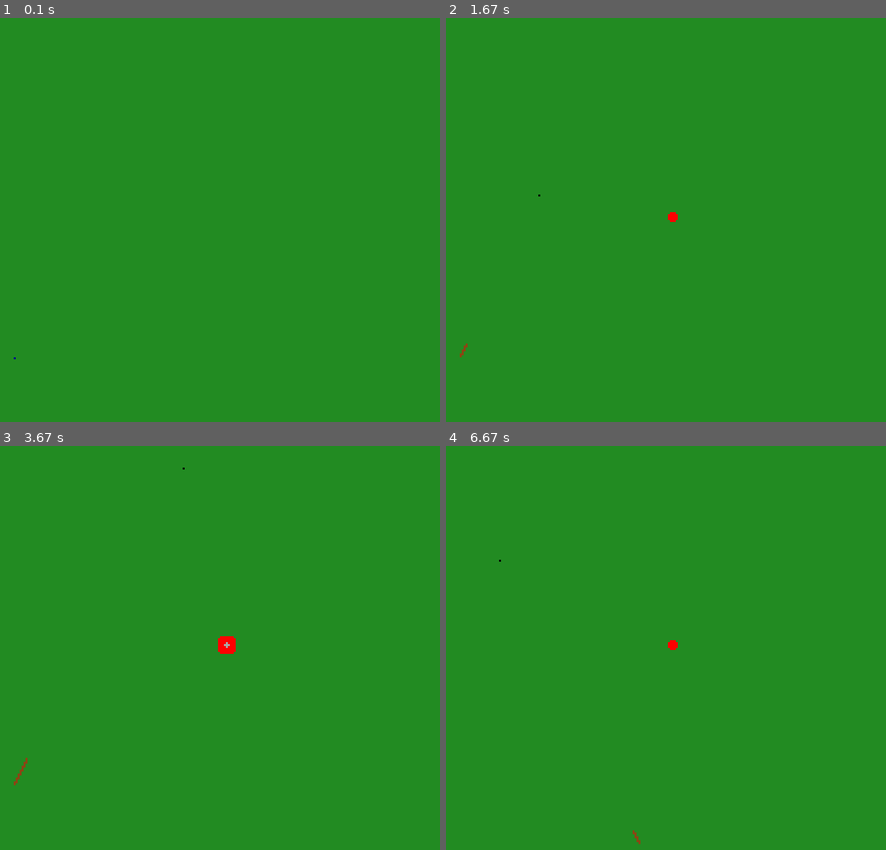
Above: before the commit, frames 1-4 (two rows, left to right).
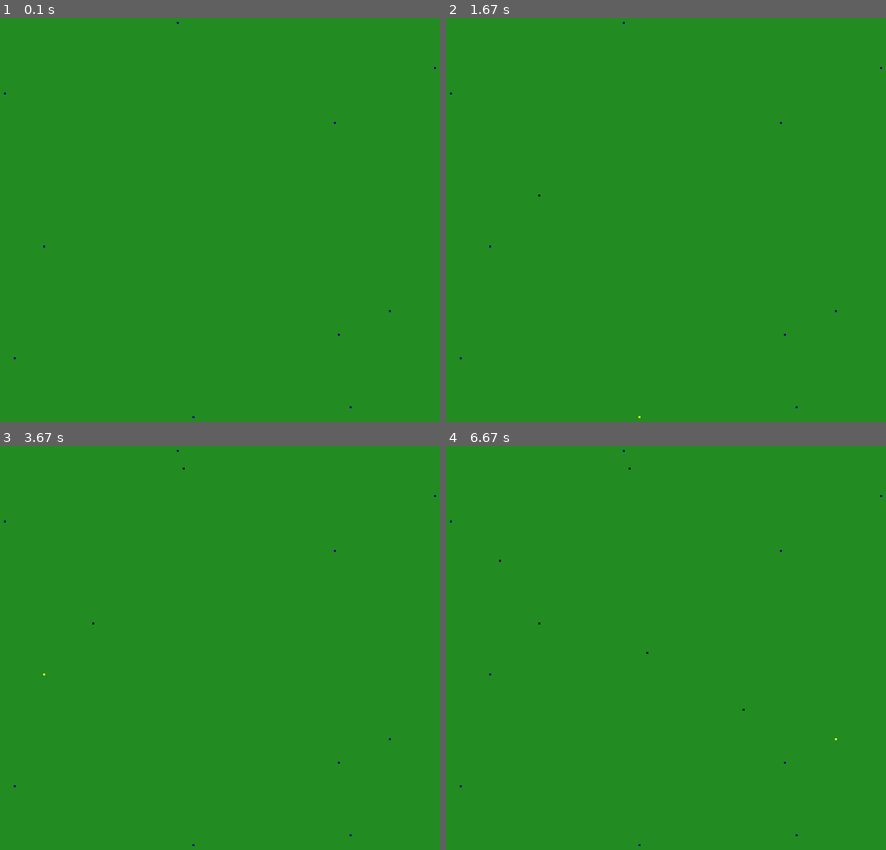
Above: after the commit, the same moments.

Repository: markus-brln/BachelorThesisForestFireControl
Game: pygame game, started from gui/main.py
The game is run twice, just before and just after one commit, with the same random seed, the same clock (stepped at 60 frames per second) and the same inputs.
Inputs (mouse positions are in pixels of both pictures, inside the frame that each line leads up to):
- Up to frame 1 (0.1 s): no input
- Up to frame 2 (1.67 s): tap Space at 0.33, 1.17 s; click (538, 195) at 0.82 s; move the mouse to (802, 38) at 1.13 s
- Up to frame 3 (3.67 s): move the mouse to (88, 575) at 1.72 s; tap Space at 1.75, 3.37 s; move the mouse to (184, 470) at 2.4 s; click (184, 470) at 2.78 s; move the mouse to (299, 708) at 3.33 s
- Up to frame 4 (6.67 s): click (745, 708) at 3.77 s; move the mouse to (648, 652) at 4.3 s; tap Space at 4.33, 5.37, 6.48 s; click (648, 652) at 4.77 s; hold Backspace 5.3-6.38 s; move the mouse to (498, 559) at 5.33 s; click (498, 559) at 5.83 s; move the mouse to (666, 813) at 6.45 s

The runs differ from the first frame. In frame 1, less than 0.1% of the frame differs, in the area x 0-100%, y 0-100%; in frame 2, less than 0.1%; in frame 3, 0.2%; in frame 4, 0.1%.

Commit message:
globals in utils, cosmetics, program asks for waypoints first after reset

Diff:
--- a/gui/Controller/controller.py
+++ b/gui/Controller/controller.py
@@ -1,7 +1,8 @@
 import pygame
 import time
-from Model.environment import Model
-from View.view import View, UpdateType
+from gui.Model.model import Model
+from gui.View.view import View
+from gui.Model.utils import *
 
 class Controller:
   def __init__(self, model: Model, view: View):
@@ -10,7 +11,6 @@
 
     # Initialization
     self.mouse_button_pressed = False   ## Mouse button assumed not to be pressed initially
-
     self.collecting_waypoints = False
     self.agent_no = 0
     self.last_timestep_waypoint_collection = -1
@@ -92,22 +92,27 @@
       self.model.DataSaver.save_training_run()
 
     if event.key == pygame.K_SPACE:
-      if self.model.time % 10 == 0:
+      if self.model.time % timeframe == 0:
         if self.last_timestep_waypoint_collection != self.model.time:
           self.start_collecting_waypoints()
           self.last_timestep_waypoint_collection = self.model.time
         else:
-          self.model.append_datapoint()   # only start after first 10 timesteps
-          for _ in range(10):
+          self.model.append_datapoint()   # only start after first 'timeframe' timesteps
+          #start = time.time()
+          for _ in range(timeframe):
             self.model.time_step()          ## Space to go to next timestep
+
+          #print("time: ", time.time()-start)
 
     if event.key == pygame.K_RETURN:
       self.model.append_episode()
       self.model.start_episode()       ## Return / ENTER to go to next episode
+      self.last_timestep_waypoint_collection = -1 # first get new waypoints when restarting episode
 
     if event.key == pygame.K_BACKSPACE:
       self.model.discard_episode()
       self.model.start_episode()  ## Return / ENTER to go to next episode
+      self.last_timestep_waypoint_collection = -1
 
     #if event.key == pygame.K_c:
     #  self.model.waypoints.clear()
--- a/gui/Model/agent.py
+++ b/gui/Model/agent.py
@@ -1,10 +1,13 @@
 from collections import deque
 from math import sqrt
 
-from Model.direction import Direction
+from gui.Model.direction import Direction
+from gui.Model.utils import *
 import random
 
-random.seed(0)
+#from gui.Model.utils import timeframe
+
+random.seed(randseed)
 
 class Agent:
   # TODO: Original code gave W as parameter. Find out purpose
@@ -37,8 +40,7 @@
     delta_x = position[0] - self.position[0]
     delta_y = position[1] - self.position[1]
 
-    total_steps = abs(delta_x) + abs(delta_y)     # total steps cannot be bigger than timeframe for agents to move (10)
-    timeframe = 10
+    total_steps = abs(delta_x) + abs(delta_y)     # total steps cannot be bigger than timeframe for agents to move
     move_x = (delta_x / total_steps ) * (timeframe - 1) # make use of the fact that we deal with 'similar triangles'
     move_y = (delta_y / total_steps) * (timeframe - 1)
 
--- a/gui/Model/data_saver.py
+++ b/gui/Model/data_saver.py
@@ -13,7 +13,7 @@
 
   def append_datapoint(self):
     """Should get called when new agent waypoints were set and model is about to
-       fast-forward 5-10 timesteps to see how it played out."""
+       fast-forward 5-10 timesteps (see utils.py, 'timeframe') to see how it played out."""
 
     datapoint = np.zeros((self.model.size, self.model.size), dtype=np.uint8)
 
@@ -55,7 +55,12 @@
 
   def save_training_run(self):
     """Save all data to numpy files / extend existing .npy files"""
+    # TODO maybe make another file with the same number, saving all globals
     print("saving the run")
+    if not len(self.all_data) > 0:
+      print("no data gathered, not saving the run")
+      return
+
     print(len(self.all_data))
     all_data = np.asarray(self.all_data, dtype=np.uint8)
     print(np.shape(all_data))
@@ -91,4 +96,5 @@
     np.save(filename, all_data, allow_pickle=True)
 
 
+
   # should have an option to open npy files and append data points to them while playing
--- a/gui/Model/direction.py
+++ b/gui/Model/direction.py
@@ -1,4 +1,5 @@
 from enum import Enum
+
 
 class Direction(Enum):
   NONE = None
@@ -23,7 +24,7 @@
        Basically evaluates a linear equation for a suitable x or y
        (depending on incline) and then finds the best step direction
        to approximate that line."""
-    if agent.position == agent.waypoint:
+    if agent.position == agent.waypoint:    # agent will stay at its position when waypoint too close
       return Direction.GO_NONE
 
     delta_x = agent.waypoint[0] - agent.start_pos[0] # get a linear function of agent's start -> waypoint
--- a/gui/Model/environment.py
+++ b/gui/Model/model.py
@@ -23,6 +23,9 @@
   ## Length: Grid size
   ## Agents: TODO determine: Number of agents or tuples of agent positions
   def __init__(self, length: int, nr_of_agents: int, radius: int, windspeed, wind_dir=None):
+    self.firebreaks = set()
+    self.waypoints = set()
+    self.time = 0
     self.subscribers = []
     ## properties of env
     self.size = length
@@ -71,6 +74,7 @@
     self.DataSaver.append_datapoint()
 
   def discard_episode(self):
+
     self.DataSaver.discard_episode()
 
   def append_episode(self):
@@ -82,8 +86,8 @@
   ## Episode Initialization
   def start_episode(self):
     self.reset_agents()
-    self.waypoints = set()  # Reset selection # M TODO are those the same as in Agent - are they updated?
-    self.time = 0  # Reset time
+    self.waypoints = set()
+    self.time = 0
     self.state = State.ONGOING
 
     for node_row in self.nodes:
@@ -147,12 +151,14 @@
     # 1
     # if self.time % 5 == 0:        # every 5 time steps new waypoints should be set
     #  print("agents require new waypoints")
-
     self.time += 1  # fire and agents need this info
     # 2
     if not self.agents:
       print("all agents dead")
-      self.shut_down()
+      self.discard_episode()
+      self.start_episode()
+      return
+
     for agent in self.agents:
       if self.find_node(agent.position).state == NodeState.ON_FIRE:
         agent.dead = True
@@ -169,10 +175,7 @@
       for node in node_row:
         node.update_state()
 
-    # 3
-
-    # print("expanding fire took: ", timelib.time() - start)
-    # print(len(self.firepos))
+
 
     # 4
     # self.waypoints.clear() # Reset selection
--- /dev/null
+++ b/gui/Model/utils.py
@@ -0,0 +1,12 @@
+from gui.Model.direction import Direction
+import time
+
+# GLOBALS
+size = 251                              # environment size
+nr_of_agents = 10
+agentRadius = 50                        # agents spawn in this radius around the fire (it's a box, not a circle, for now, see model.get_random_position())
+block_size_in_pixels = int(880 / size)
+windspeed = 0
+wind_dir = Direction.EAST
+randseed = time.time()
+timeframe = 50                          # timeframe in between setting new waypoints
--- a/gui/View/view.py
+++ b/gui/View/view.py
@@ -3,7 +3,7 @@
 from View.updatetype import UpdateType
 
 ## Needs access to model
-from Model.environment import Model
+from Model.model import Model
 from Model.node import NodeState
 from enum import Enum
 
--- a/gui/main.py
+++ b/gui/main.py
@@ -4,28 +4,17 @@
 # Pygame: pip install pygame
 
 import pygame
-
-from Model.environment import Model
-from Model.direction import Direction
-from Model.agent import Agent
+from Model.model import Model
 from View.view import View
 from Controller.controller import Controller
-
+from Model.utils import *
 
 pygame.init()  ## Initialize Pygame
 pygame.display.set_caption('Only you can prevent Forest Fires!')
 
 def main():
-  # Environment parameters
-  size = 251
-  nr_of_agents = 1
-  agentRadius = 50
-  block_size_in_pixels = int(880 / size)
-  windspeed = 0
-
-
   # Initialization
-  environment = Model(size, nr_of_agents, agentRadius, windspeed, wind_dir=Direction.EAST)   ## Initialize Environment
+  environment = Model(size, nr_of_agents, agentRadius, windspeed, wind_dir)   ## Initialize Environment
   view = View(environment, block_size_in_pixels)  ## Start View
   controller = Controller(environment, view)      ## Initialize Controller with model and view
 
